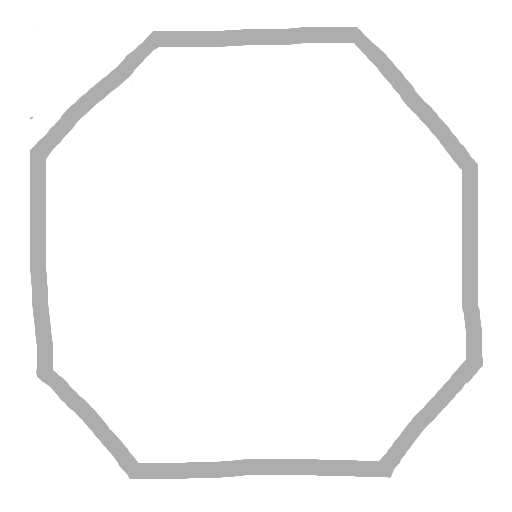
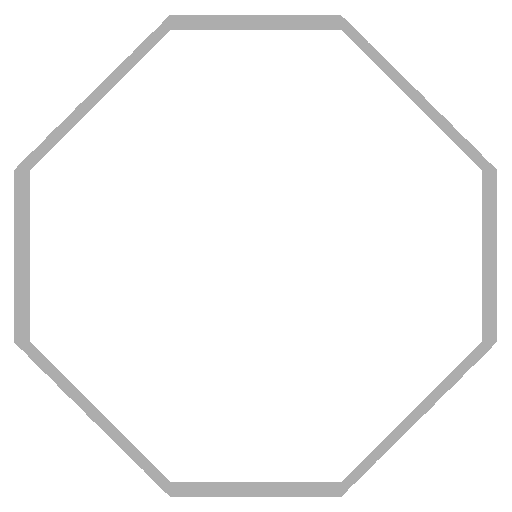
Layers edited between the first and the second 512x512 image:
added layer "Layer #4" above "Layer #3" over <box>30,30,482,482</box>
added layer "Layer #3" above "Layer #1" over <box>14,15,497,497</box>
hid "Layer #1" over <box>30,27,483,479</box>
hid "Layer #2" over <box>41,35,479,473</box>
